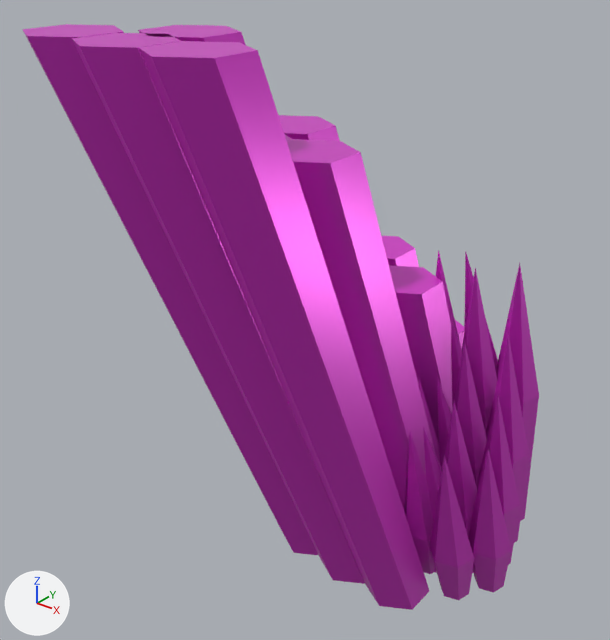
Before and after pictures for a commit that changed the FBX model Assets/Meshes/LevelMeshes/Obstacles/Crystal_MeshWall.fbx.
Both versions are drawn from a camera (50 mm lens) standing at (133.0, -233.0, 209.0) and looking at (-8.0, -57.0, 99.0). Arrows for +X, +Y and +Z are at lower left; the lights stay in place. Where no turn or scale is listed for an object, it has been applied to the vertices.

Objects in the first picture: 'Wall_1_Layered', 'Wall_1_Unlayered', 'Wall_2_Layered', 'Wall_2_Unlayered'.
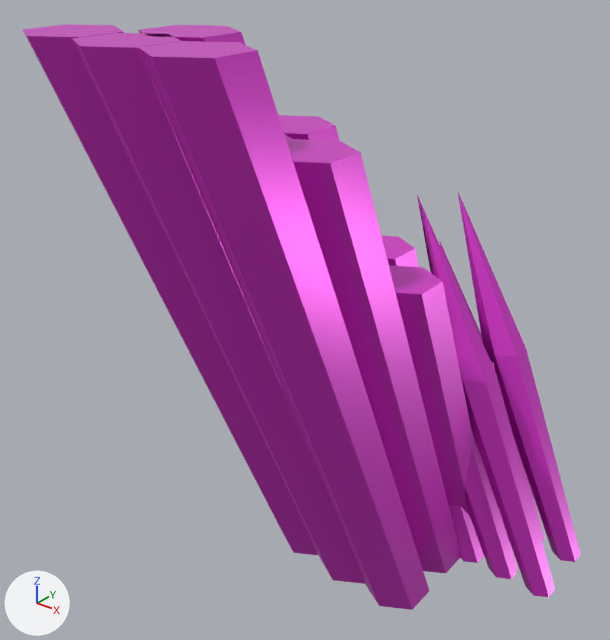
The newer file is also rescaled (x2.0) as a whole; pictures and numbers use the older file's frame.

Boxes (x1, y1, x2, y2) around the edits, measured in the pictures (610 x 640 px):
'Wall_2_Layered', turned: before (405, 250, 539, 600); after (417, 190, 581, 597)
'Wall_2_Unlayered', turned (not visible afterwards): before (423, 252, 498, 520)

What the commit changed:
Object 'Wall_2_Layered' (ob_wall_2_layered) turns from (0, 0, 105) to (0, 0, 0) degrees about x, y and z.
Object 'Wall_2_Unlayered' (ob_wall_2_unlayered) turns from (0, 0, 93) to (0, 0, 0) degrees about x, y and z.
